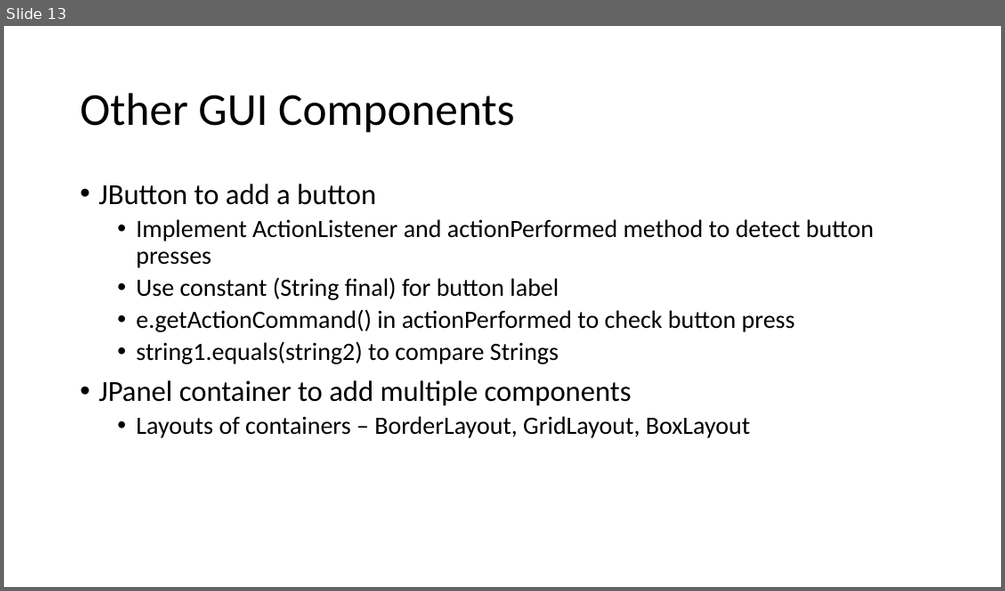
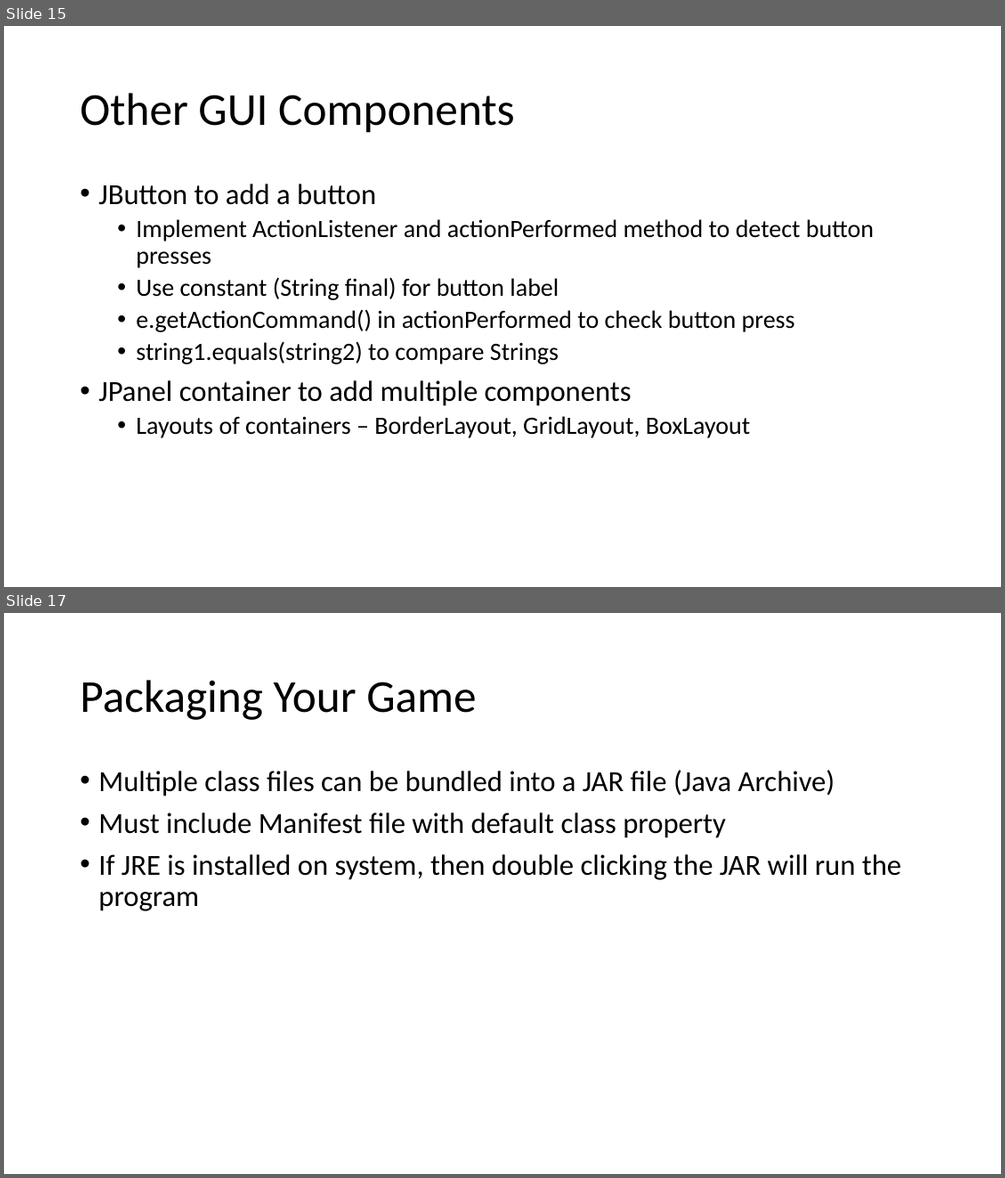
Before and after one commit to gatechgrad/JavaExamples, a slide deck: java_for_gamedev.pptx. Shown one above the other, each under a label of ours: slide 13 before the commit, slides 15 and 17 after it; the slides between them are not shown. The pictures are 1005x591 and 1005x1178 pixels, drawn with LibreOffice and Linux fonts; fonts in the diff are those of the drawing; background and template pictures are left out. Boxes give left, top, right and bottom in pixels: in the first picture for what was removed or moved away, otherwise in the second. Text is boxed around its words. In the diff, an @@ line names an element or a change of style, - is before the commit and + after.

```diff
--- a/java_for_gamedev.pptx
+++ b/java_for_gamedev.pptx
@@ slide 17 added at (x1=4, y1=613, x2=1001, y2=1174), background picture (left out) @@
@@ title added at (x1=80, y1=680, x2=476, y2=720), 44 pt, text #000000 @@
+Packaging Your Game
@@ text added at (x1=98, y1=770, x2=901, y2=911), 28 pt, text #000000 @@
+• Multiple class files can be bundled into a JAR file (Java Archive)
+• Must include Manifest file with default class property
+• If JRE is installed on system, then double clicking the JAR will run the program
@@ what was slide 13 is now slide 15 @@
```
Also in this commit, not shown: 7 slides changed, 2 other slides added.
